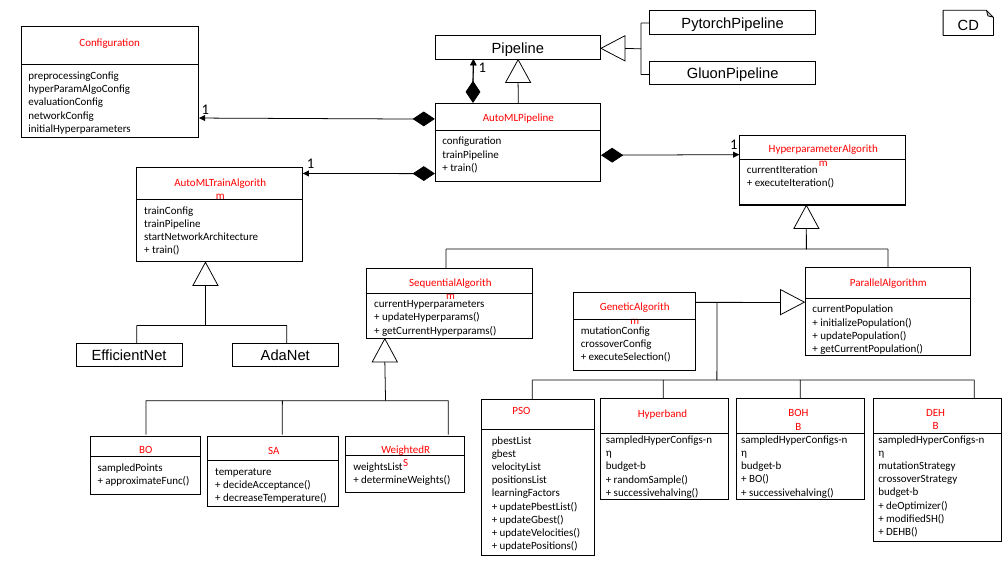
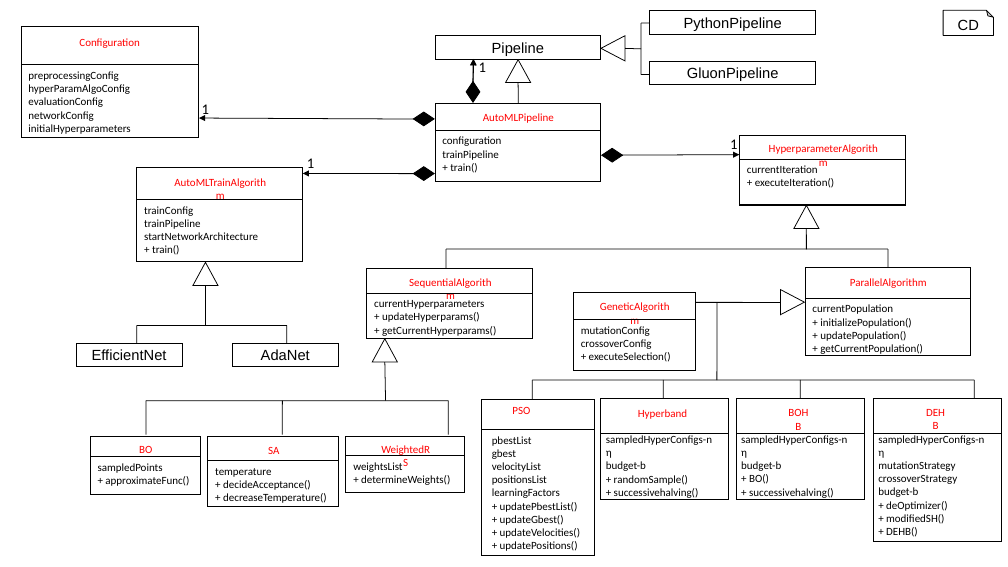
Before and after one commit to DavidBlm/EMADL2CPP, a slide deck: slide 2 of documents/diagrams/AutoML_pipeline_diagrams.pptx. Drawn at 1008x567 pixels with LibreOffice and Linux fonts; fonts in the diff are those of the drawing. Boxes give left, top, right and bottom in pixels: in the first picture for what was removed or moved away, otherwise in the second. Text is boxed around its words. In the diff, an @@ line names an element or a change of style, - is before the commit and + after.

```diff
--- a/documents/diagrams/AutoML_pipeline_diagrams.pptx
+++ b/documents/diagrams/AutoML_pipeline_diagrams.pptx
@@ text in rectangle at (684, 17, 782, 31): text changed @@
-PytorchPipeline
+PythonPipeline
```
Also in this commit, not shown: 4 other files.
